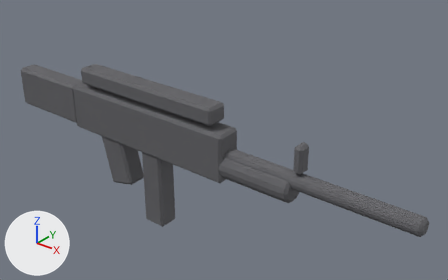
One commit to the glTF model assets/models/weapons/weapon_rifle_us.glb: the scene before it, then after it.
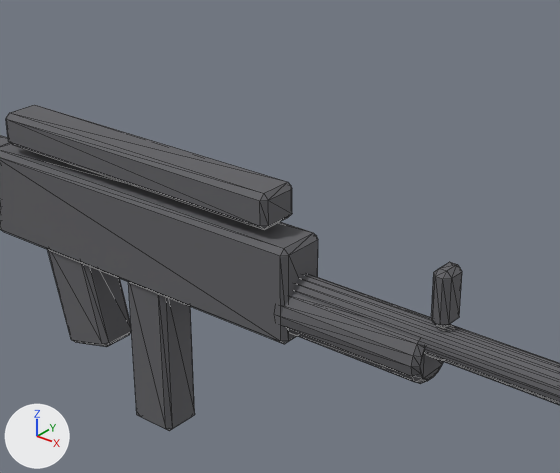
Each version appears first whole from a 50 mm lens placed at (0.932, -0.896, 0.589), pointed at (0.163, 0.065, -0.007), and next in a close-up on the part from 17% to 80% of the width and 4% to 88% of the height. Lighting does not change. The marker at lower left points along +X, +Y and +Z. The first two pictures are the older version. The close-ups show mesh edges as thin lines. Vertices at exactly the same position are counted once.

The first close-up shows 'weapon_rifle_us'.
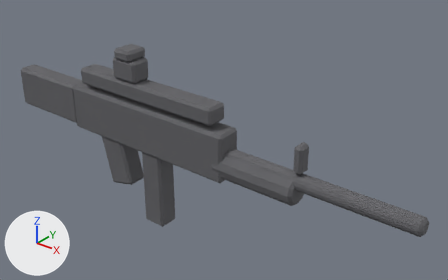
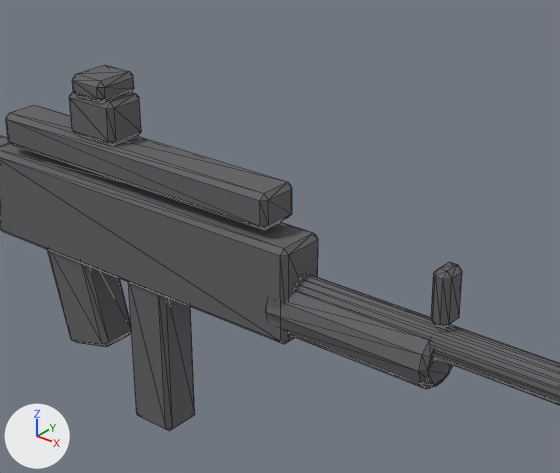
Pixel boxes [x1, y1, x2, y2] of what changed, in the close-ups (560 x 473 px):
'weapon_rifle_us', reshaped: before [0, 105, 560, 431]; after [0, 65, 560, 431]
part 1 of me_cube, rebuilt (15% wider, 9% taller): before [281, 293, 443, 384]; after [266, 290, 453, 389]
part 2 of me_cube, added: after [70, 92, 141, 145]
part 3 of me_cube, added: after [72, 65, 134, 103]

What the commit changed:
me_cube is used by ob_weapon_rifle_us; location (0.0, 0.0, 0.0).
me_cube had 272 vertices, 512 faces and spanned x -0.45..0.65, y -0.03..0.03, z -0.24..0.105.
me_cube now has 304 vertices, 568 faces and spans x -0.45..0.65, y -0.032..0.032, z -0.24..0.178.
me_cube part 1: the loose piece of 64 vertices spanning x 0.21..0.39, y -0.03..0.03, z -0.05..0.01 is rebuilt with 48 vertices and now spans x 0.2..0.4, y -0.032..0.032, z -0.052..0.012.
me_cube part 2: a new loose piece of 24 vertices spanning x -0.085..-0.015, y -0.025..0.025, z 0.105..0.155, in mat_weapon_rifle_us (dark grey #616165).
me_cube part 3: a new loose piece of 24 vertices spanning x -0.075..-0.025, y -0.027..0.027, z 0.153..0.178, in mat_weapon_rifle_us (dark grey #616165).
